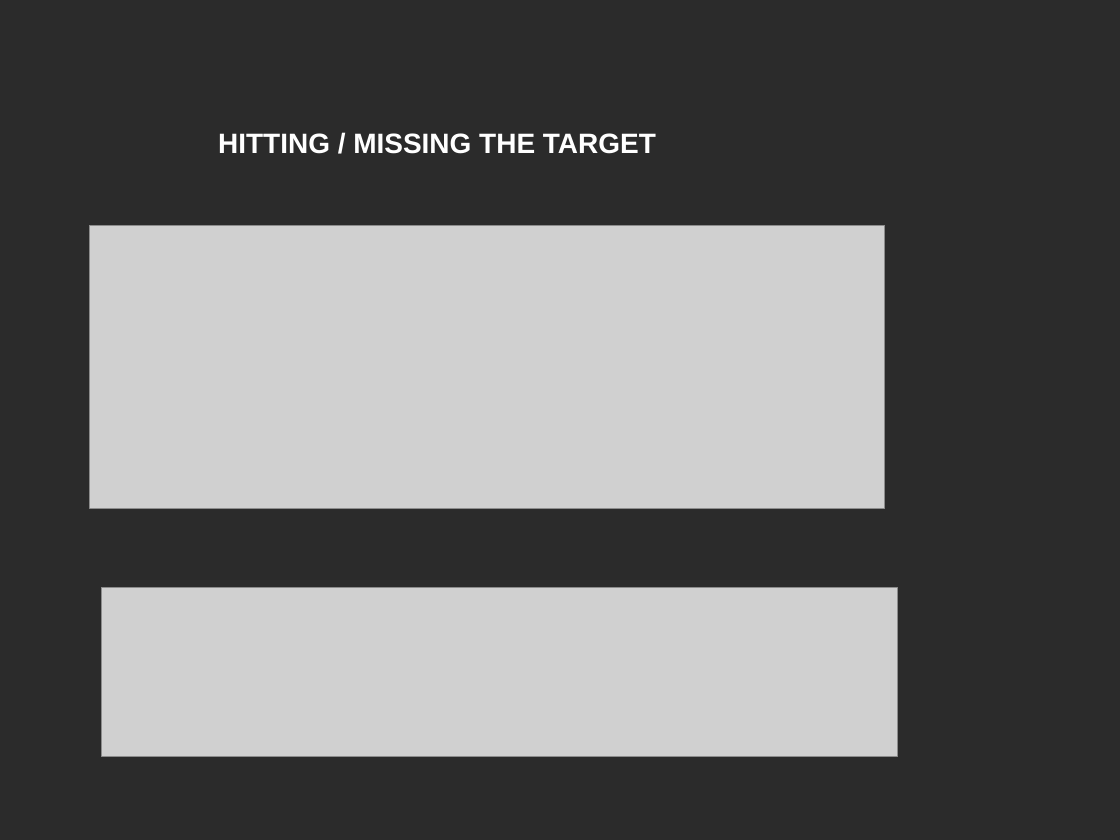
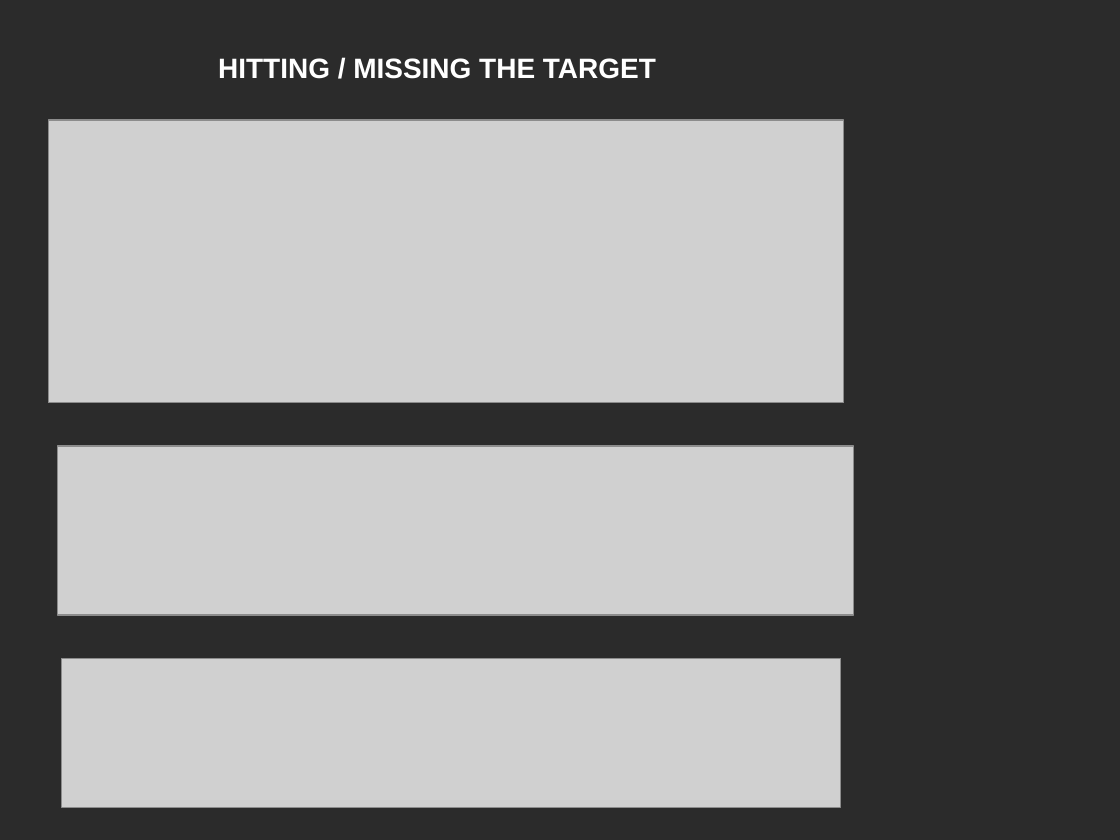
Before and after one commit to AsadujamanNur/BattleShip-Game, a slide deck: slide 9 of Final Presentation/BATTLESHIP GAME FINAL PRESENTATION.pptx. Drawn at 1120x840 pixels with LibreOffice and Linux fonts; fonts in the diff are those of the drawing; grey boxes stand for pictures; background and template pictures are left out; a plain dark background stands for a picture behind light text. Boxes give left, top, right and bottom in pixels: in the first picture for what was removed or moved away, otherwise in the second. Text is boxed around its words. In the diff, an @@ line names an element or a change of style, - is before the commit and + after.

```diff
--- a/Final Presentation/BATTLESHIP GAME FINAL PRESENTATION.pptx
+++ b/Final Presentation/BATTLESHIP GAME FINAL PRESENTATION.pptx
@@ text "HITTING / MISSING THE TARGET": place and size @@
-text "HITTING / MISSING THE TARGET" at bbox=[218, 133, 656, 154]
+text "HITTING / MISSING THE TARGET" at bbox=[218, 58, 656, 79]
@@ picture: place and size @@
-picture at bbox=[90, 225, 885, 508]
+picture at bbox=[48, 120, 843, 403]
@@ picture: place and size @@
-picture at bbox=[102, 588, 898, 757]
+picture at bbox=[57, 446, 853, 615]
@@ picture added at bbox=[62, 659, 841, 808] @@
```
Also in this commit, not shown: 1 other slide changed.
